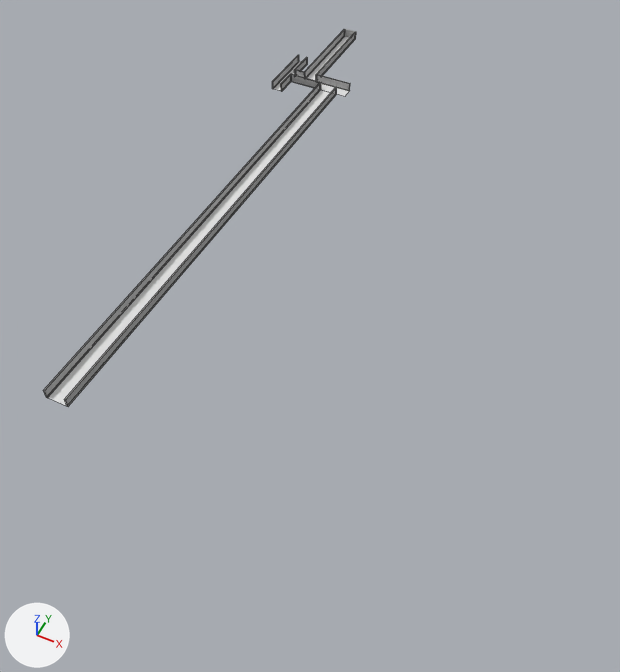
The Blender file Mazes/Level 1.blend, before and after one commit.
Both versions are drawn from a 50 mm camera at (92.8, -171.9, 117.8) aimed at (40.5, -67.4, -12.8). Arrows for +X, +Y and +Z are at lower left; the lights stay in place. Mesh edges are drawn as thin lines on the coarser meshes.
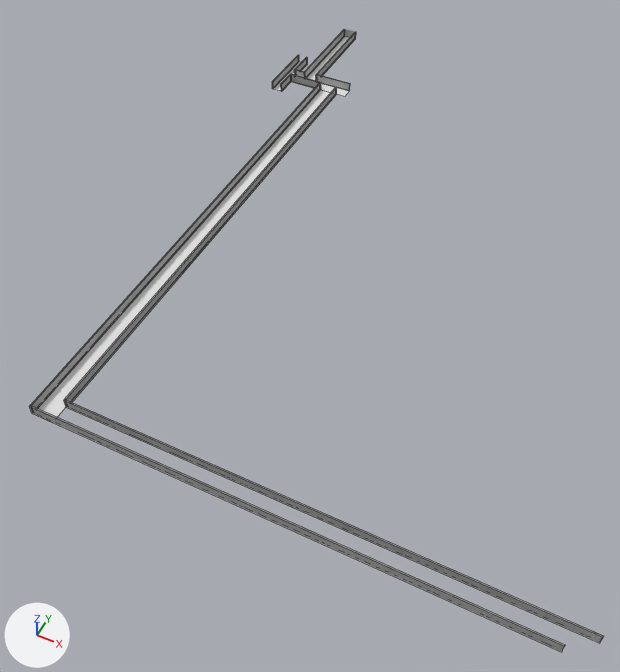
Changed parts and their boxes (x1, y1, x2, y2) in the pictures (620 x 672 px):
'Plane.003', reshaped
    before: (48, 90, 331, 406)
    after: (38, 90, 331, 417)
'Cube.012', added
    after: (64, 399, 604, 643)
'Cube.011', added
    after: (29, 405, 565, 652)

The change in detail:
me_plane_003 has 4 vertices, 1 face and spans x -2.4..1.7, y -107.1..1.0, z 0.0.
me_plane_003 is used by ob_plane_003; location (13.3, -3.1, -1.0).
Part 1, on me_plane_003:
Vertex 0 of me_plane_003 moves from (-2.4, -107.1, 0.0) at pixel (47, 397) to (-2.4, -110.9, 0.0) at pixel (33, 413).
Vertex 1 of me_plane_003 moves from (1.7, -107.1, 0.0) at pixel (66, 406) to (1.7, -110.9, 0.0) at pixel (52, 422).
Mesh me_cube_013 is new.
It is a box spanning x -1.0..1.0, y 0.26..13.38, z -1.0..1.0.
It uses material mat_bricks_046 (its picture is missing).
Mesh me_cube_012 is new.
It is a box spanning x -1.0..1.0, y 0.26..13.38, z -1.0..1.0.
It uses material mat_bricks_046 (its picture is missing).
Object 'Cube.012' (ob_cube_012) is new; it shows me_cube_013.
Its location is (13.2, -110.2, 0.0).
Its rotation in degrees is (0, 0, 270).
Its scale is (0.141, 7.05, 1.0).
Object 'Cube.011' (ob_cube_011) is new; it shows me_cube_012.
Its location is (8.7, -113.9, 0.0).
Its rotation in degrees is (0, 0, 270).
Its scale is (0.141, 7.05, 1.0).
